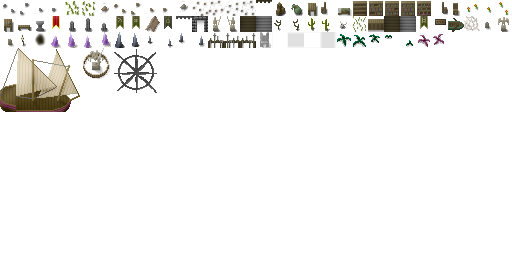
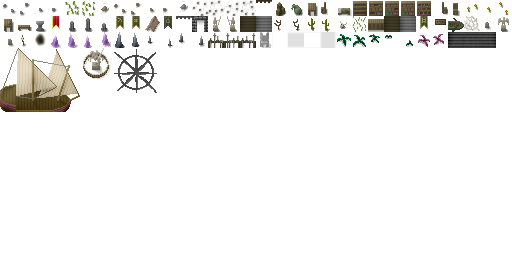
Before/after of a 512 x 256 layered artwork. What changed in the layer stack:
painted on "shade" over [448, 32, 496, 48]
